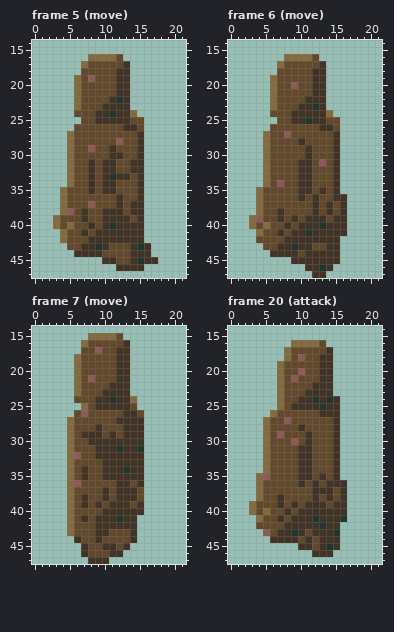
Pixel-art file, stored at aseprite/performance-sets/Necromancer.ase. The first picture shows the starting point.
24x48 pixels, 37 frames. Shown: frame 5 (move): x 0..21, y 14..47; frame 6 (move): x 0..21, y 14..47; frame 7 (move): x 0..21, y 14..47; frame 20 (attack): x 0..21, y 14..47. The commit also changed other frames, which this record leaves out.
After:
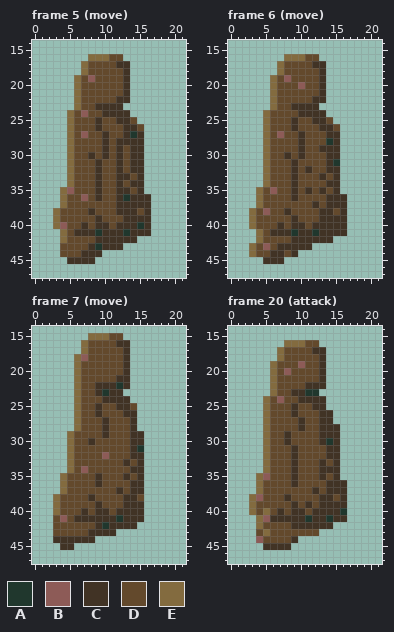
Palette (. is transparent): A #20372d  B #8d5b57  C #413325  D #63492c  E #836b3f
From the commit log: Add NE Move Necromancer animation
The exact change:
layer "nw" now hidden
layer "ne" now shown
--- frame 5 (move)
@@ x 0..21 @@
 15 ......................
-16 ........EEEED.........
-17 .......EDDDDDC........
-18 .......DDDDDCC........
-19 ......EDBDDDCC........
-20 ......EDDDDDCC........
-21 ......EDDDDDCC........
-22 ......EDDDDCAC........
-23 ......EDDDCCCC........
-24 ......DDDCCACCE.......
-25 .......DDCCCCCDD......
-26 ......DDDDDDDCCD......
-27 .....EDDDDDDDDDC......
-28 .....EDDDDDDBDDC......
-29 .....EDDBDDCDDDC......
-30 .....EDDDDDCCDDC......
-31 .....EDDCDCCDDCC......
-32 .....EDDCDCCDDCC......
-33 .....EDDCDCACCDC......
-34 .....EDDCDCCDDDC......
-35 ....EDDDCDCCDDDC......
-36 ....EDDDDDDDCDDC......
-37 ....EDDDBDDDCDCC......
-38 ....EBDCDDCCCDCC......
-39 ...EDDDCDDCCCCDC......
-40 ...EDEDDCDCACCCC......
-41 ....EDDCDCCCCCCC......
-42 ....EDDDCCCCCCCC......
-43 .....DDCCACDDDCAC.....
-44 ......CCCCDDDDCCC.....
-45 ..........CCDDCACC....
-46 ............CCCC......
+16 ........EEEDD.........
+17 .......EDDDDCC........
+18 .......EDDDDDC........
+19 ......EDBDDDDC........
+20 ......EDDDDDDC........
+21 ......EDDDDDDC........
+22 ......EDDDDDCC........
+23 ......EDDCCCC.........
+24 .....EDBDDCCCC........
+25 .....EDDDCDDCCD.......
+26 .....EDDDCDDDCCD......
+27 .....EDBDDCDDCAC......
+28 .....EDDDDCDCCCC......
+29 .....EDDDDCDCDCC......
+30 .....EDDCDCDCDCC......
+31 .....EDDDCDDCDCC......
+32 .....EDDDCDDCDCC......
+33 .....EDDDCDDCCDC......
+34 .....EDDDCDDCDCC......
+35 ....EBDDDCDDCCDC......
+36 ....EDDBDCDDCACCC.....
+37 ....EDDDDDDDCCCCC.....
+38 ...EDDDDCDDDCCCDC.....
+39 ...EDDDDDCDDDCCCC.....
+40 ...EBDDCDCCDCCCAC.....
+41 ....EDCCCACCCACCC.....
+42 ....EDDDDCCCCCC.......
+43 ....DDDDCACCC.........
+44 ....DDDCCC............
+45 .....CCCC.............
+46 ......................
 47 ......................
--- frame 6 (move)
@@ x 0..21 @@
 15 ......................
-16 ........EEEED.........
-17 .......EDDDDDC........
-18 .......DDDDDCC........
-19 ......EDDDDDCC........
-20 ......EDDBDDCC........
-21 ......EDDDDDCC........
-22 ......EDDDDCCC........
-23 ......EDDDCCAC........
-24 ......DDDCCCCCE.......
-25 .......DDCCACCDD......
-26 ......DDDDDDDCCD......
-27 .....EDDBDDDDDDC......
-28 .....EDDDDCDDDDC......
-29 .....EDDDDDCDDDC......
-30 .....EDDDDDCDDDC......
-31 .....EDDDDCCDBDC......
-32 .....EDDDDCCDDDC......
-33 .....EDDDDCCDDDC......
-34 .....EDBDDCCDDDC......
-35 ....EDDDDDCCDCDC......
-36 ....EDDDDDCDCDDCC.....
-37 ....EDDDDDDDCDCDC.....
-38 ....EDDCDDDDCDCDC.....
-39 ...EBDDCDCDCCCDCC.....
-40 ...EDEDDCDCCCACCC.....
-41 ....EDDCDCCACCCCC.....
-42 ....DDDDCCCCCCCC......
-43 .....DDCCACCDDCC......
-44 ......CCCCDCCCCC......
-45 .........CCCCCCC......
-46 ...........CCAC.......
-47 ............CC........
+16 ........EEEDD.........
+17 .......EDDDDCC........
+18 .......EDDDDDC........
+19 ......EDBDDDDC........
+20 ......EDDDBDDC........
+21 ......EDDDDDDC........
+22 ......EDDDDDCC........
+23 ......EDDCCCC.........
+24 .....EDDDDCCCC........
+25 .....EDDDCDDCCD.......
+26 .....EDDDCDDDCCD......
+27 .....EDBDDCDDDCC......
+28 .....EDDDDCDDDAC......
+29 .....EDDDDCDDCCC......
+30 .....EDDCDCDDDCC......
+31 .....EDDDCDDDDCA......
+32 .....EDDDCDCDDCC......
+33 .....EDDDCDDDCDC......
+34 .....EDDDCDDDDCC......
+35 ....EDBDDCDCDCDC......
+36 ....EDDDDCDDDDCCC.....
+37 ....EDDDDDDDCDCCC.....
+38 ...EDBDDCDDDDCCDC.....
+39 ...EDDDDDCDDDCCCC.....
+40 ...EDDDCDCCDCCCCC.....
+41 ....EDCCCACCACCCC.....
+42 ....EDDDDCCCCCC.......
+43 ...EDBDCCCCC..........
+44 ...EDDCCDC............
+45 .....CCC..............
+46 ......................
+47 ......................
--- frame 7 (move)
@@ x 0..21 @@
 14 ......................
-15 ........EEEED.........
-16 .......EDDDDDC........
-17 .......DDBDDCC........
-18 ......EDDDDDCC........
-19 ......EDDDDDCC........
-20 ......EDDDDDCC........
-21 ......EDBDDDCC........
-22 ......EDDDDCCC........
-23 ......EDDDCCCC........
-24 ......DDDCCACCE.......
-25 .......EDCCCCCD.......
-26 ......DBDDDDDCCD......
-27 .....EDDDDDDCCCC......
-28 .....EDDDCDDDCCC......
-29 .....EDCCCDCDCCC......
-30 .....EDDCCCCCCCC......
-31 .....EDDDCCCACCA......
-32 .....EBDDCCCCCCC......
-33 .....EDDDDCCCCCC......
-34 .....EDCDDCCCACC......
-35 .....EDCDDCCCCCC......
-36 .....EBDDDDDCCDC......
-37 .....EDDDDCDCCCD......
-38 .....EDCDDCDCCCD......
-39 .....EDCDCDCCCDC......
-40 .....EDDDDCCCCCC......
-41 .....EDCDCCCACC.......
-42 .....EDDDCCCCCC.......
-43 .....EDDDCCDDDC.......
-44 ......CDDCDDDDC.......
-45 .......CDDCCDC........
-46 .......CDDDCC.........
-47 ........CCC...........
+15 ........EEEDD.........
+16 .......EDDDDCC........
+17 .......EDDDDDC........
+18 ......EBDDDDDC........
+19 ......EDDDDDDC........
+20 ......EDDDDDDC........
+21 ......EDDDDDCC........
+22 ......EDDCCCAC........
+23 ......EDDCACC.........
+24 ......EDDDCCCC........
+25 ......EDDCDDCCD.......
+26 ......EDDCDDDCC.......
+27 ......EDDDCDDDC.......
+28 ......EDDDCDDDC.......
+29 .....EDDDDCDDDCC......
+30 .....EDDCDDDDDCC......
+31 .....EDDDDDDDDCA......
+32 .....EDDDDBDDDCC......
+33 .....EDDDDDDDCDC......
+34 .....EDBDDDDDDCC......
+35 ....EDDDDCDDDCDC......
+36 ....EDDDDCDDDDCC......
+37 ....EDDDDDDDCDCC......
+38 ...EDDDDCDDDDCCD......
+39 ...EDDDDDCDDDCCC......
+40 ...EDDDCDCCDCCCC......
+41 ...DBDCCCCCCACCC......
+42 ...DDDDDDCACCCC.......
+43 ...DDDDDCCCC..........
+44 ...CCCCCC.............
+45 ....CC................
+46 ......................
+47 ......................
--- frame 20 (attack)
@@ x 0..21 @@
 15 ......................
-16 .........EEEED........
-17 ........EDDDDDC.......
-18 ........EDBDDCC.......
-19 .......EDDDDDCC.......
-20 .......EDDBDDCC.......
-21 .......EDBDDDCC.......
-22 .......EDDDDCCC.......
-23 .......EDDDCCCC.......
-24 .......EDDCCACAC......
-25 .......EDCCCCACC......
-26 ......EDDDDDDCCC......
-27 .....EDDBDDDDDDC......
-28 .....EDDDDCDDDDC......
-29 .....EDBDDDCDDDC......
-30 .....EDDDBDCDDDC......
-31 .....EDDDDCCDDDC......
-32 .....EDDDDCCDDDC......
-33 .....EDDDDCCDDDC......
-34 .....EDDDDCCDDDC......
-35 ....EBDDDDCCDCDC......
-36 ....EDDDDDCDCDCCC.....
-37 ....EDDDDDDDCCCDC.....
-38 ....EDDCDDDDCDCDC.....
-39 ...EDDDCDCDCCCDCC.....
-40 ...EDEDDCDCCCCCCC.....
-41 ....EDDCDCCCACCCA.....
-42 ....DDDDCCCCCACC......
-43 .....BDCCACDCCCA......
-44 ......CCCCDCDCCC......
-45 ..........CCDCAC......
-46 ............CCC.......
+16 ........EEEDD.........
+17 .......EDDDDCC........
+18 .......EDDDDDC........
+19 ......EDDDBDDC........
+20 ......EDBDDDDC........
+21 ......EDDDDDDC........
+22 ......EDDDDCCC........
+23 ......EDDCCAA.........
+24 .....EDBDDCCCC........
+25 .....EDDDCDDCC........
+26 .....EDDDCDDDCC.......
+27 .....EDDDDCDDCC.......
+28 .....EDDDDCDDCCC......
+29 .....EDDCDDDDCCC......
+30 .....EDDCDDDDCAC......
+31 .....EDDDCDDDDCC......
+32 .....EDDDCDDDDCC......
+33 .....EDDDCDDDCDC......
+34 .....EDDDCDDDCCC......
+35 ....EBDDDCDDDCDC......
+36 ....EDDDDCDDDDCCC.....
+37 ....EDDDDDDDCDCCC.....
+38 ...EBDDDCDDDDCCDC.....
+39 ...EDDDDDCDCDCCCC.....
+40 ...EDEDCDCCDCCCCA.....
+41 ....EBCCCCCACCACC.....
+42 ....EDDDDCCCCCC.......
+43 ....DEDDDDDDD.........
+44 ....BDDDDC............
+45 .....CCCC.............
+46 ......................
 47 ......................
Boxes around the changes in both pictures, in picture pixels (x1, y1, x2, y2):
changed: (53, 54, 158, 271)
changed: (249, 54, 340, 278)
changed: (53, 333, 144, 564)
changed: (249, 340, 347, 557)
